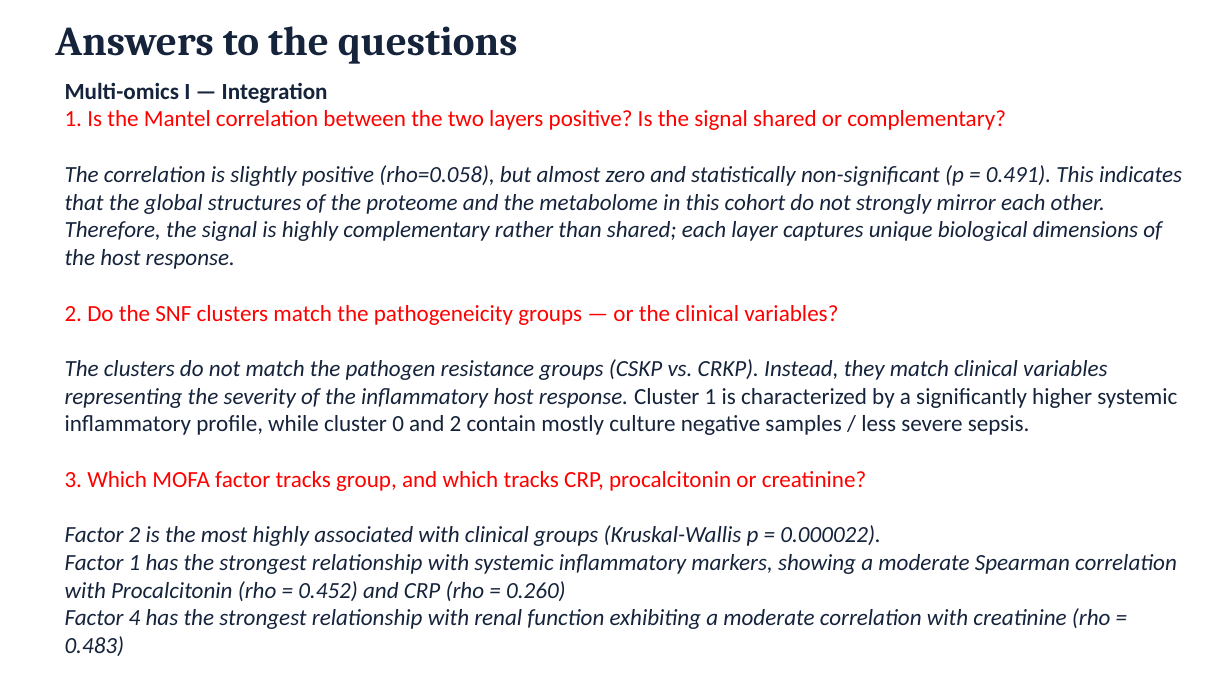
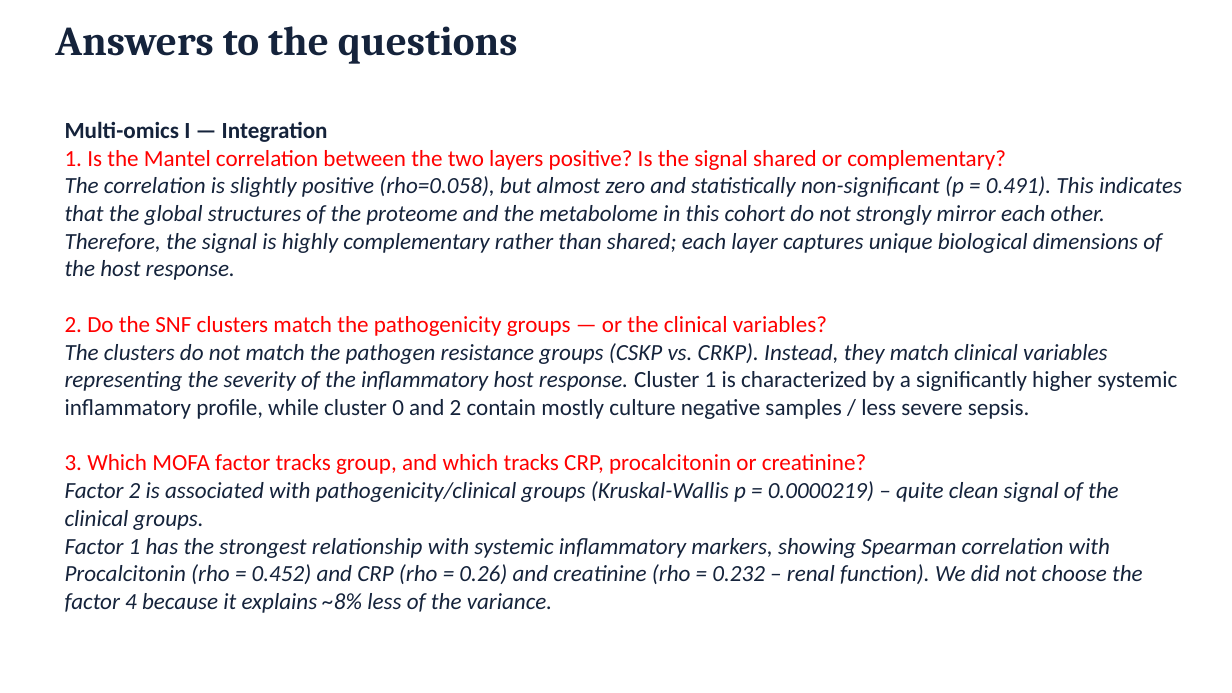
Before and after one commit to biosustain/dsp_multiomics_workshop, a slide deck: slide 29 of slides/01_workshop_introduction.pptx. Drawn at 1232x693 pixels with LibreOffice and Linux fonts; fonts in the diff are those of the drawing. Boxes give left, top, right and bottom in pixels: in the first picture for what was removed or moved away, otherwise in the second. Text is boxed around its words. In the diff, an @@ line names an element or a change of style, - is before the commit and + after.

```diff
--- a/slides/01_workshop_introduction.pptx
+++ b/slides/01_workshop_introduction.pptx
@@ text "Multi-omics I — Integration": place and size @@
-text "Multi-omics I — Integration" at <box>65,82,1182,656</box>
+text "Multi-omics I — Integration" at <box>65,121,1182,613</box>
@@ text at <box>65,316,827,336</box>: text changed @@
-2. Do the SNF clusters match the pathogeneicity groups — or the clinical variables?
+2. Do the SNF clusters match the pathogenicity groups — or the clinical variables?
@@ text at <box>65,481,1143,613</box>: text changed @@
-Factor 2 is the most highly associated with clinical groups (Kruskal-Wallis p = 0.000022).
-Factor 1 has the strongest relationship with systemic inflammatory markers, showing a moderate Spearman correlation with Procalcitonin (rho = 0.452) and CRP (rho = 0.260)
-Factor 4 has the strongest relationship with renal function exhibiting a moderate correlation with creatinine (rho = 0.483)
+Factor 2 is associated with pathogenicity/clinical groups (Kruskal-Wallis p = 0.0000219) – quite clean signal of the clinical groups.
+Factor 1 has the strongest relationship with systemic inflammatory markers, showing Spearman correlation with Procalcitonin (rho = 0.452) and CRP (rho = 0.26) and creatinine (rho = 0.232 – renal function). We did not choose the factor 4 because it explains ~8% less of the variance.
```
Also in this commit, not shown: 10 other slides changed.
